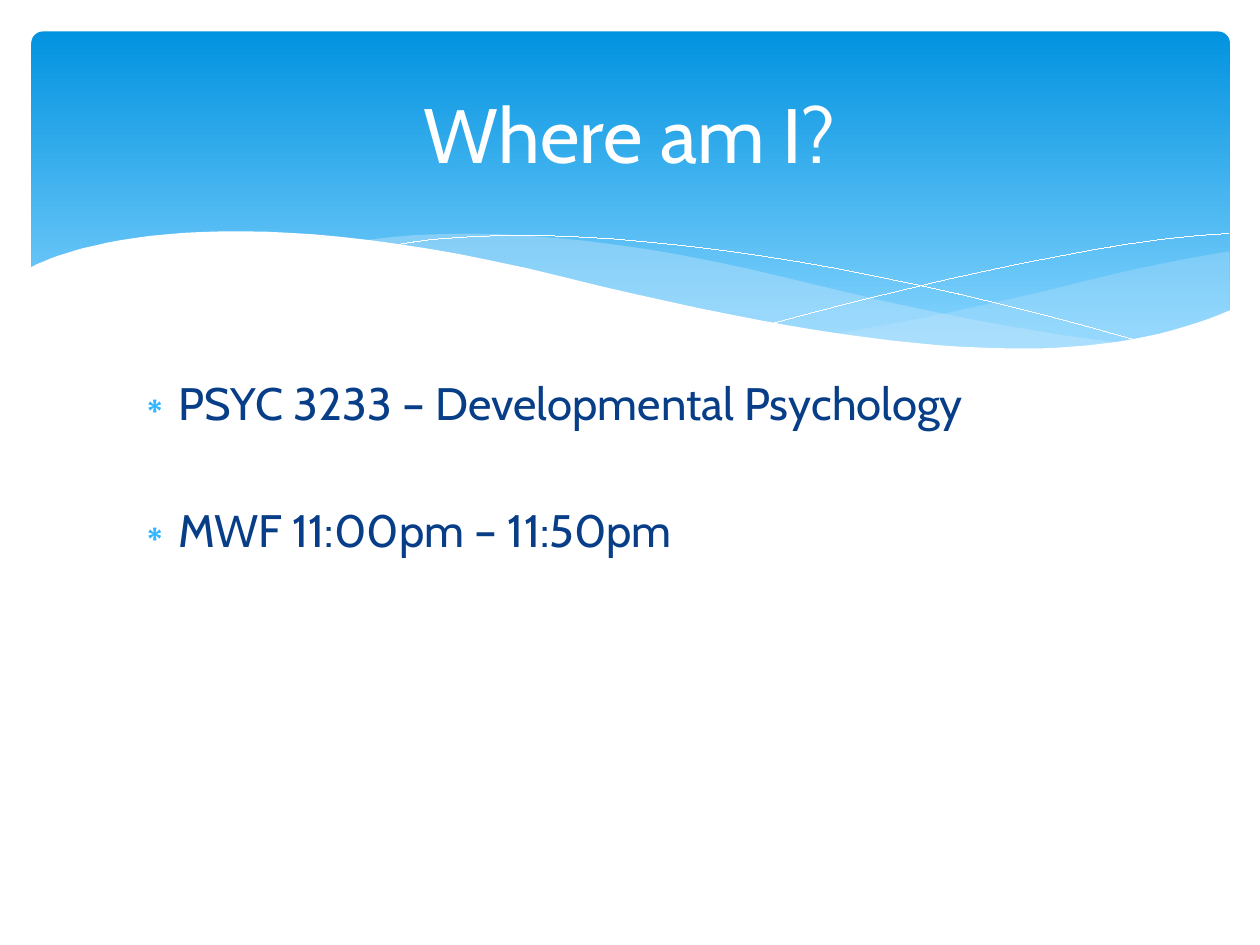
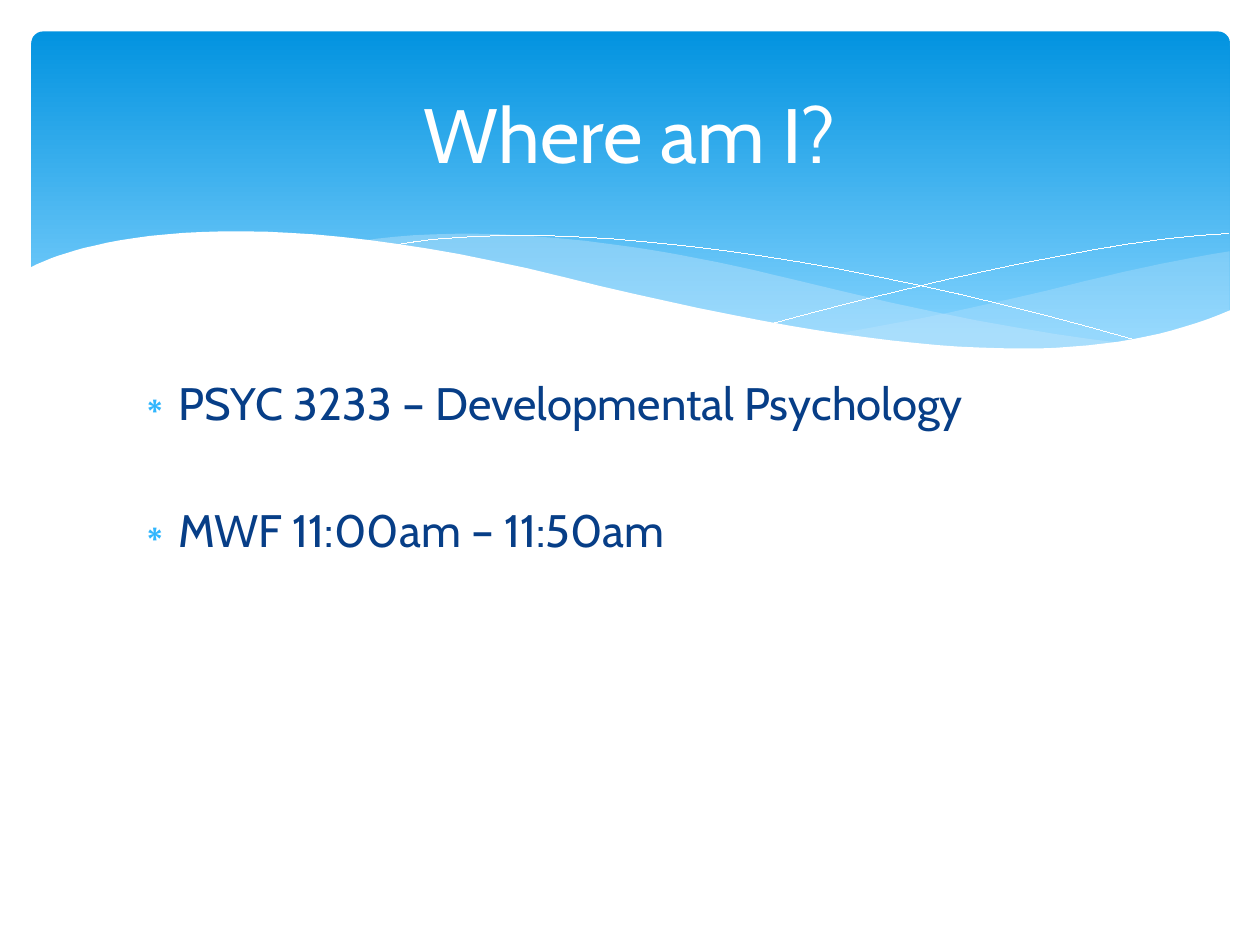
Before and after one commit to npm27/Teaching-Materials, a slide deck: slide 2 of Developmental Spring 24/Slides/0 First Day Info (202).pptx. Drawn at 1260x945 pixels with LibreOffice and Linux fonts; fonts in the diff are those of the drawing. Boxes give left, top, right and bottom in pixels: in the first picture for what was removed or moved away, otherwise in the second. Text is boxed around its words. In the diff, an @@ line names an element or a change of style, - is before the commit and + after.

Commit message:
Update Slides

```diff
--- a/Developmental Spring 24/Slides/0 First Day Info (202).pptx
+++ b/Developmental Spring 24/Slides/0 First Day Info (202).pptx
@@ text at (x1=178, y1=514, x2=664, y2=548): text changed @@
-∗ MWF 11:00pm – 11:50pm
+∗ MWF 11:00am – 11:50am
```
Also in this commit, not shown: 1 other slide changed, 1 slide added, 3 other files.
